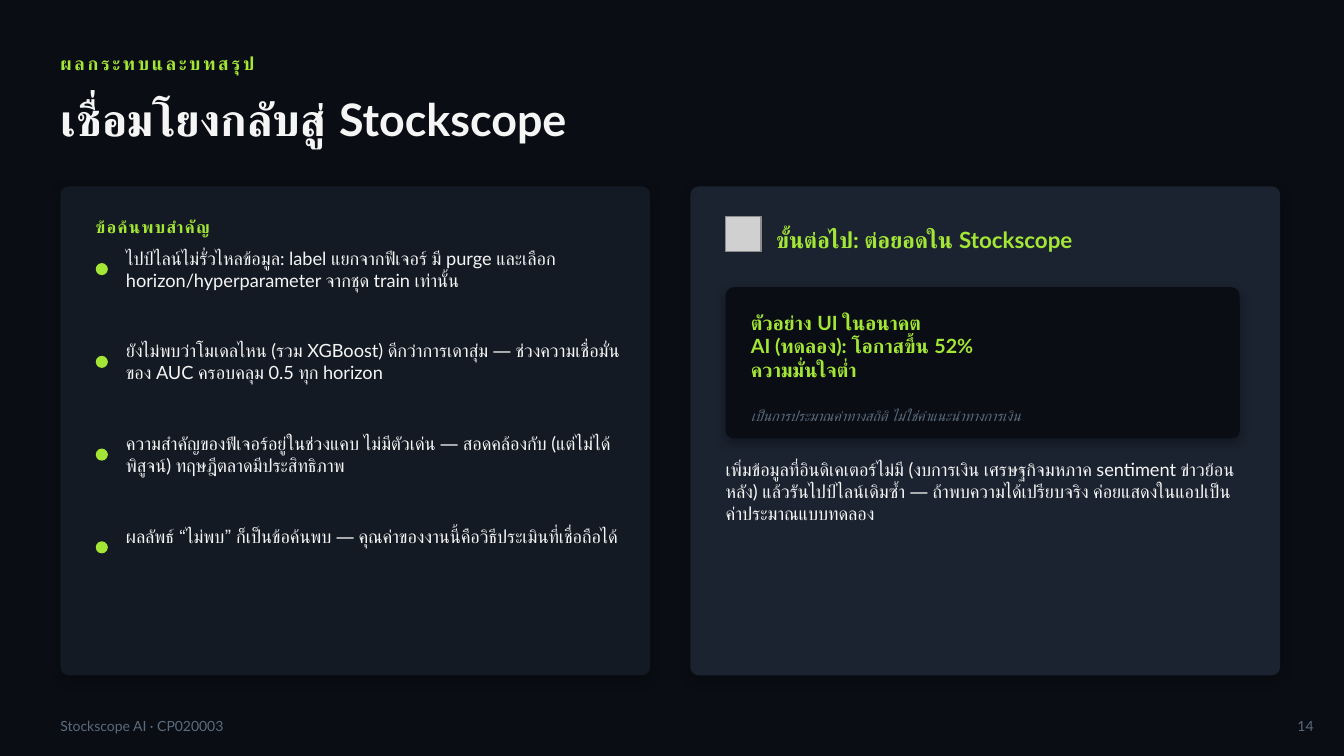
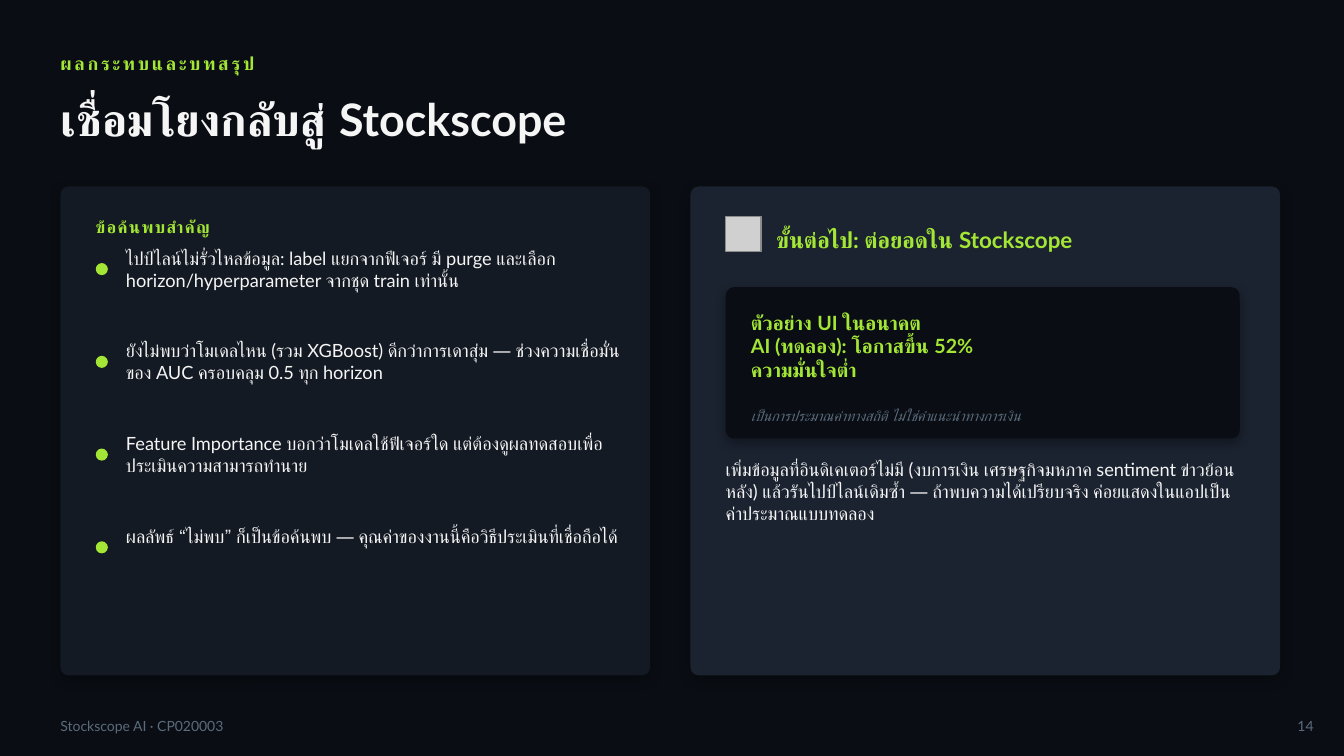
Before and after one commit to txphichatwanich19-rgb/stockscope, a slide deck: slide 14 of ml/stock_direction_presentation.pptx. Drawn at 1344x756 pixels with LibreOffice and Linux fonts; fonts in the diff are those of the drawing; grey boxes stand for pictures. Boxes give left, top, right and bottom in pixels: in the first picture for what was removed or moved away, otherwise in the second. Text is boxed around its words. In the diff, an @@ line names an element or a change of style, - is before the commit and + after.

```diff
--- a/ml/stock_direction_presentation.pptx
+++ b/ml/stock_direction_presentation.pptx
@@ text at [126, 436, 603, 472]: text changed @@
-ความสำคัญของฟีเจอร์อยู่ในช่วงแคบ ไม่มีตัวเด่น — สอดคล้องกับ (แต่ไม่ได้พิสูจน์) ทฤษฎีตลาดมีประสิทธิภาพ
+Feature Importance บอกว่าโมเดลใช้ฟีเจอร์ใด แต่ต้องดูผลทดสอบเพื่อประเมินความสามารถทำนาย
```
Also in this commit, not shown: 7 other slides changed, 3 other files.
